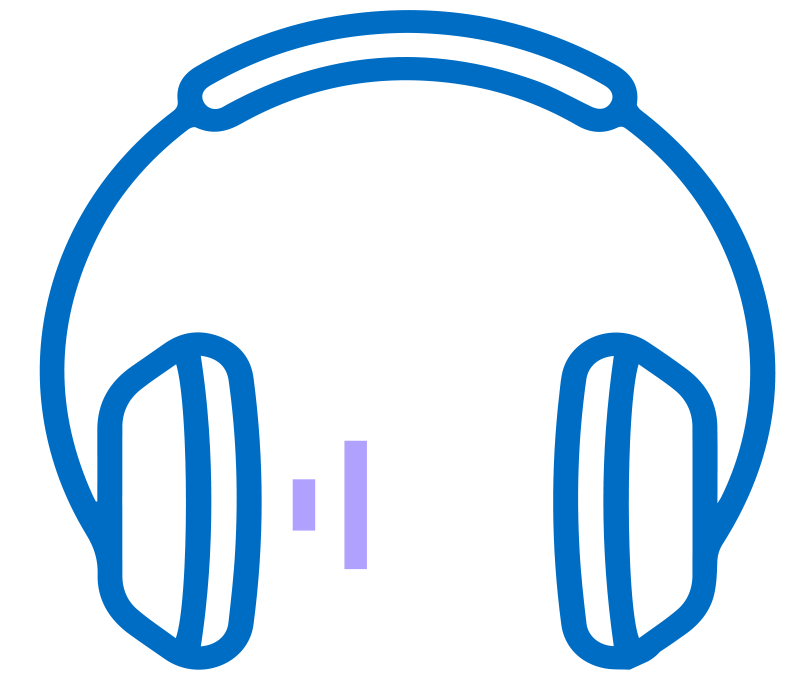
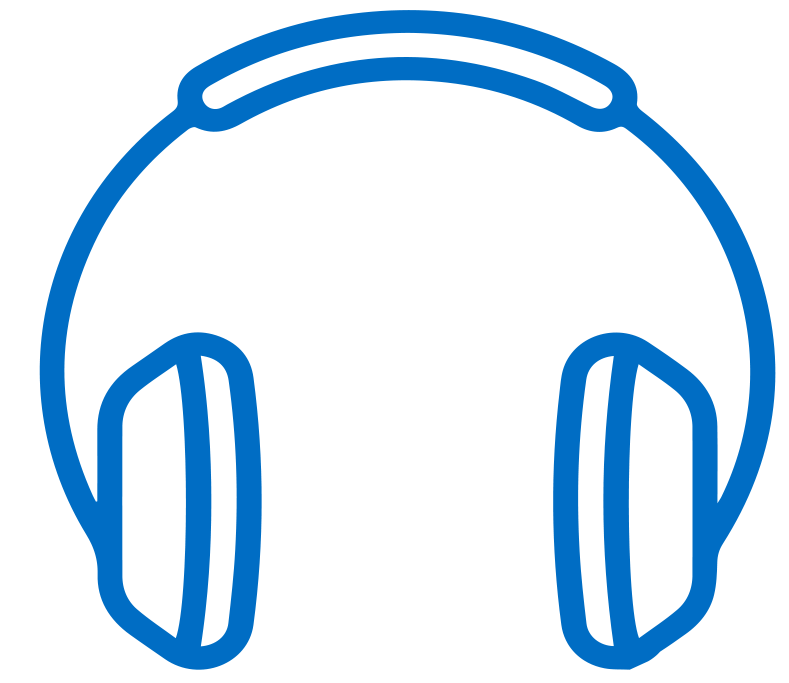
Two versions of the same layered image (789×683). Layer-by-layer changes:
showed "GifFrame0.ai" over [292, 440, 367, 570]
hid "GifFrame2.ai" over [292, 440, 367, 570]
